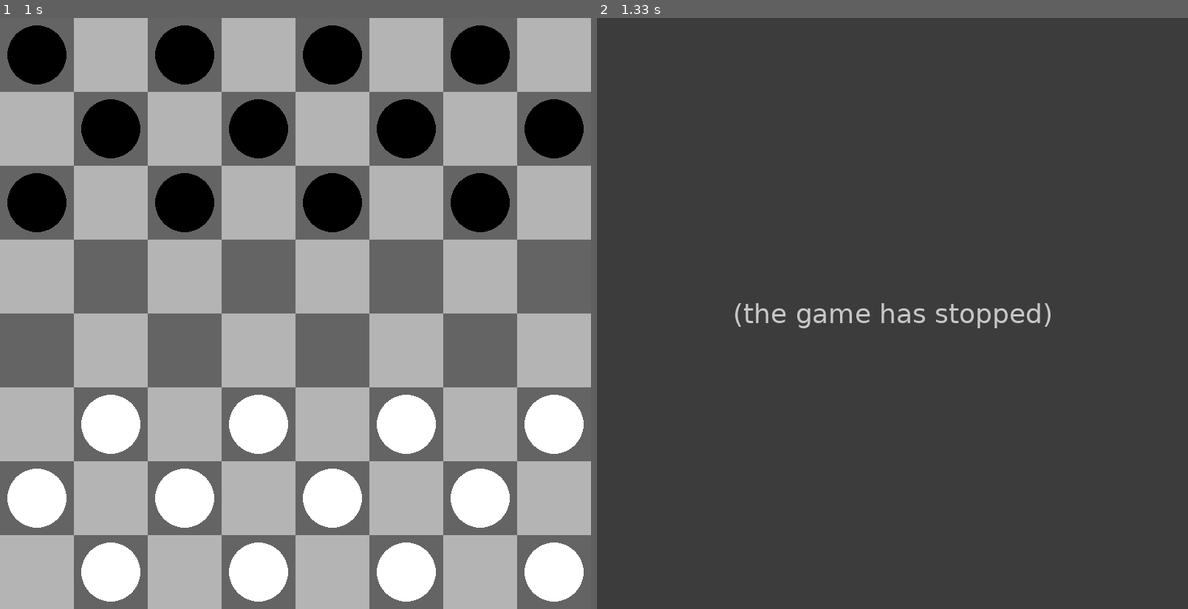
Above: before the commit, frames 1-2 (left to right).
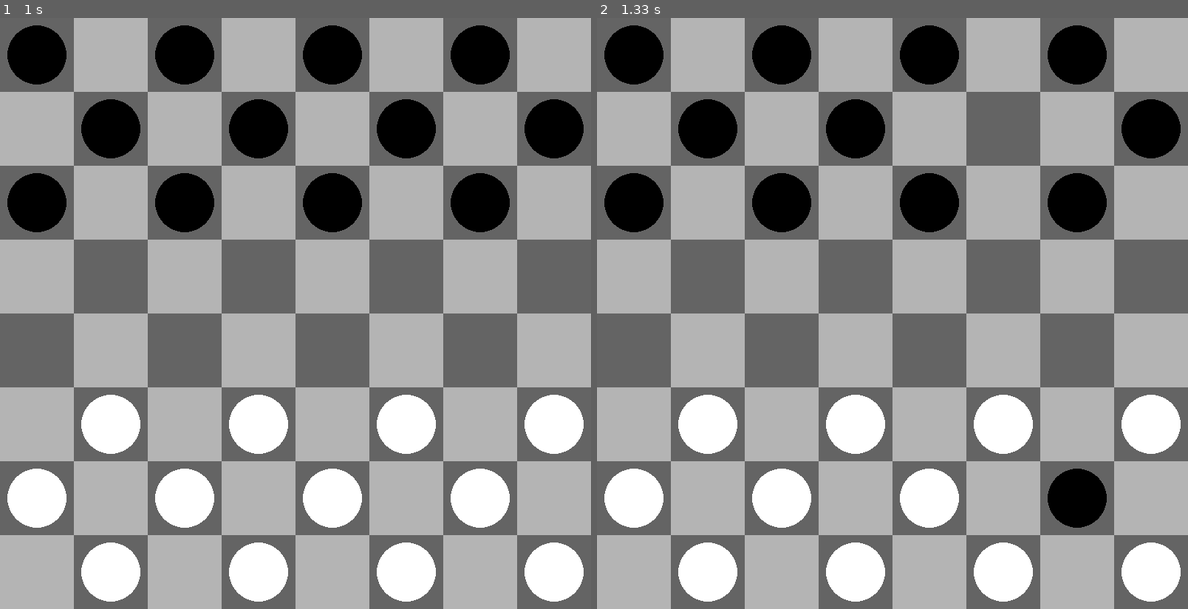
Above: after the commit, the same moments.

Repository: thatguy988/pygame_checkers
Game: pygame game, started from checkers.py
Two runs of this game, one before a commit and one after it. Both use one fixed random seed, a clock stepped at 60 frames per second and the inputs below.
Inputs (mouse positions are in pixels of both pictures, inside the frame that each line leads up to):
- Up to frame 1 (1 s): press the mouse at (384, 106) at 0.87 s; move the mouse to (449, 313) at 0.97 s
- Up to frame 2 (1.33 s): release the mouse at (1111, 520) at 1.1 s

Frame 1 is identical in both runs. In frame 2, 100% of the frame differs, in the area x 0-100%, y 0-100%.
Error before the commit: AttributeError: 'Board' object has no attribute 'move_piece' (game.py line 44); the game stopped at 1.1 s (later frames are placeholders)

Commit message:
Update board.py

Diff:
--- a/components/board.py
+++ b/components/board.py
@@ -1,25 +1,24 @@
 import pygame
 from components.Pieces import Piece
-# Define colors
 LIGHT_GRAY = (180, 180, 180)
 DARK_GRAY = (100, 100, 100)
 BLACK = (0, 0, 0)
 WHITE = (255, 255, 255)
 RED = (255, 0, 0)
 class Board:
-    def __init__(self,rows,cols,square_size):
+    def __init__(self,rows,cols,square_size): #assign board object with attributes for rows, cols, squaresize
         self.rows=rows
         self.cols=cols
         self.square_size=square_size
-        self.grid = [[None] * cols for _ in range(rows)]
+        self.grid = [[None] * cols for _ in range(rows)]#2d list
 
-    def create_pieces(self):
-        for row in range(3):
+    def create_pieces(self):#populates board with checkers pieces
+        for row in range(3):# places black pieces on board iterates 0,1,2
             for col in range(self.cols):
                 if (row + col) % 2 == 0:
                     self.grid[row][col] = Piece(row, col, BLACK, self.square_size)
 
-        for row in range(5, self.rows):
+        for row in range(5, self.rows):#places white on board iterates from 5 to 7
             for col in range(self.cols):
                 if (row + col) % 2 == 0:
                     self.grid[row][col] = Piece(row, col, WHITE,self.square_size)
@@ -32,3 +31,17 @@
                 piece = self.grid[row][col]
                 if piece:
                     piece.draw(screen)
+
+
+    def move_piece(self, piece, new_row, new_col):
+        current_row, current_col = piece.row, piece.col
+        if self.is_valid_move(current_row, current_col, new_row, new_col):
+            self.grid[current_row][current_col] = None
+            self.grid[new_row][new_col] = piece
+            piece.row = new_row
+            piece.col = new_col
+
+    def is_valid_move(self, current_row, current_col, new_row, new_col):
+
+        # Return True if the move is valid, otherwise return False
+        return True
